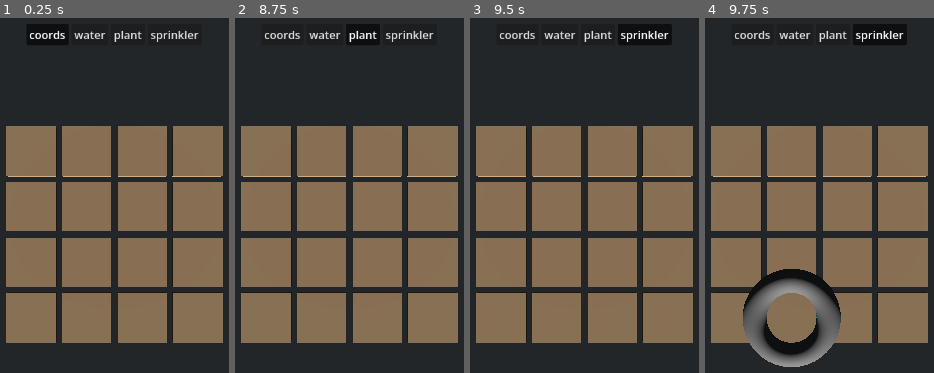
Above: before the commit, frames 1-4 (left to right).
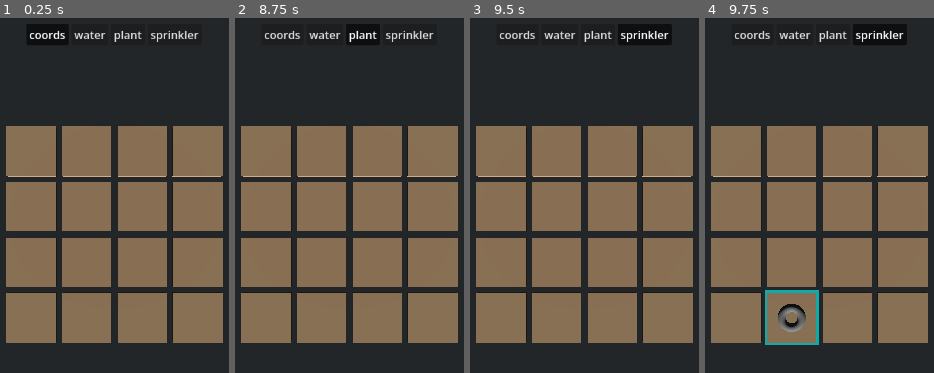
Above: after the commit, the same moments.

Repository: nicoexport/crops
Game: Godot game, scene res://scenes/game.tscn
Same seed, same stepped clock (60 frames per second), same inputs: the game is played once before the commit and once after it.
Inputs (mouse positions are in pixels of both pictures, inside the frame that each line leads up to):
- Up to frame 1 (0.25 s): no input
- Up to frame 2 (8.75 s): click "plant" at 0.5 s; click "sprinkler" at 1.25 s; click "coords" at 2 s; click "water" at 2.75 s; click "coords" at 3.5 s; click "water" at 4.25 s; click "plant" at 5 s; click "sprinkler" at 5.75 s; click "coords" at 6.5 s; click "water" at 7.25 s; click "plant" at 8 s
- Up to frame 3 (9.5 s): click "sprinkler" at 8.75 s
- Up to frame 4 (9.75 s): tap Enter at 9.5 s; move the mouse to (780, 323) at 9.52 s; hold 1 (1) from 9.53 s (still down); click (780, 323) at 9.67 s

Frames 1-3 are identical in both runs. In frame 4, 6.7% of the frame differs, in the area x 16-60%, y 70-99%.

Commit message:
adjust entity mesh sizes

Diff:
--- a/scripts/entity_factory.gd
+++ b/scripts/entity_factory.gd
@@ -4,7 +4,9 @@
 	var e = CellEntity.new()
 	e.type = CellEntity.Type.CROP
 	e.name = "Tomato"
-	e.model = SphereMesh.new()
+	var mesh = SphereMesh.new()
+	mesh.radius = 0.3
+	e.model = mesh
 	e.mature_age = 4
 	return e
 
@@ -13,5 +15,8 @@
 	var e = CellEntity.new()
 	e.type = CellEntity.Type.SPRINKLER
 	e.name = "Sprinkler"
-	e.model = TorusMesh.new()
+	var mesh = TorusMesh.new()
+	mesh.inner_radius = 0.1
+	mesh.outer_radius = 0.3
+	e.model = mesh
 	return e
